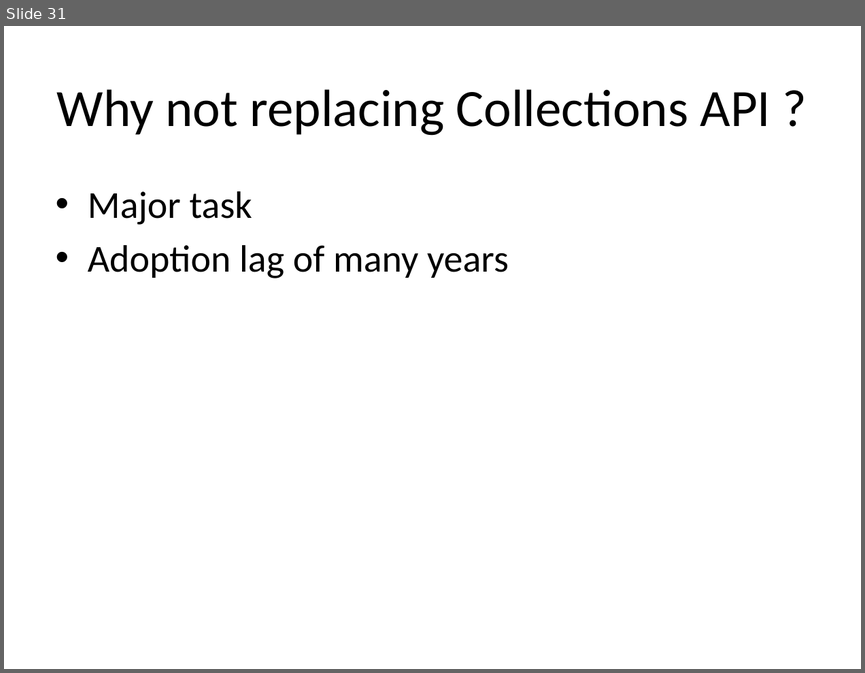
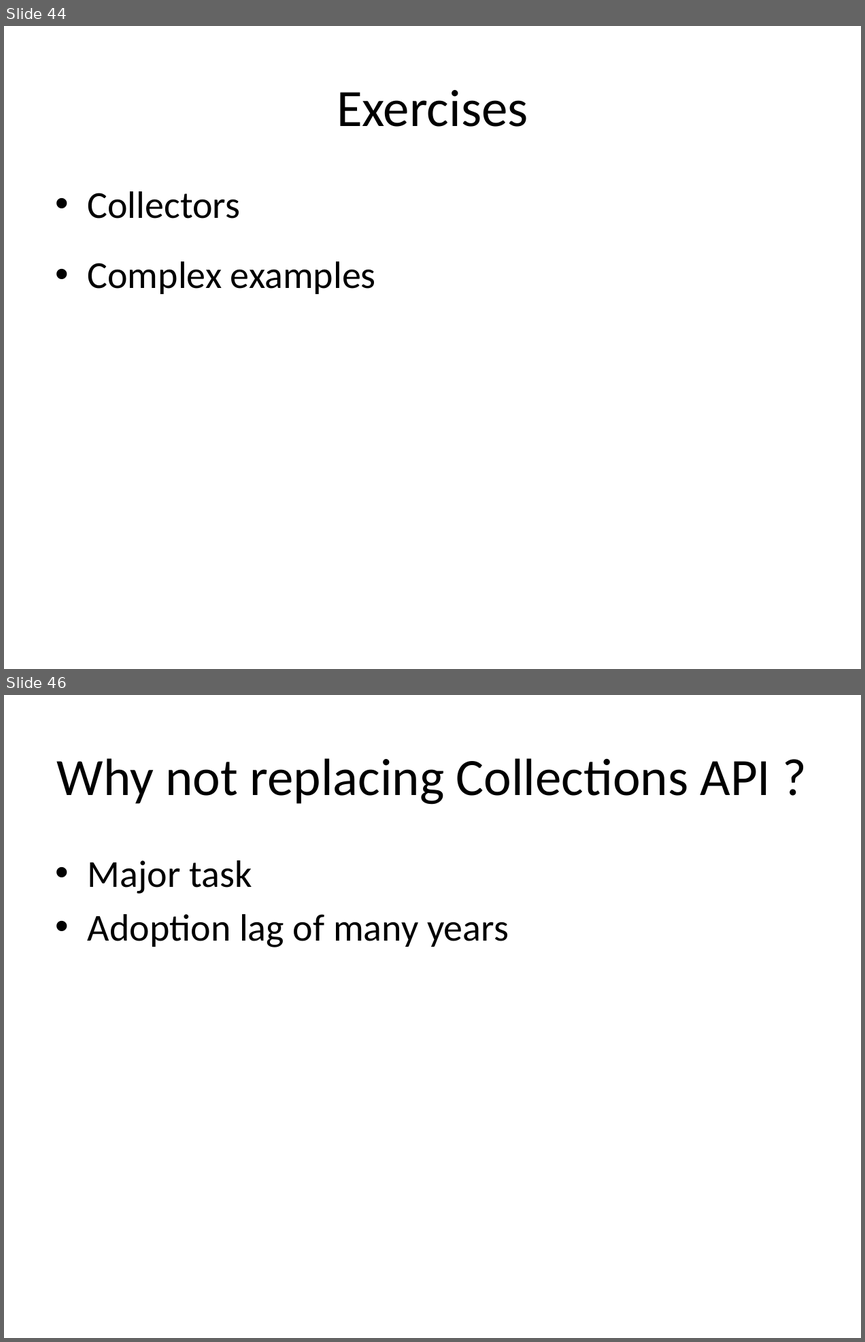
Before and after one commit to kwakeroni/workshops, a slide deck: workshop-java8.pptx. Shown one above the other, each under a label of ours: slide 31 before the commit, slides 44 and 46 after it; the slides between them are not shown. The pictures are 865x673 and 865x1342 pixels, drawn with LibreOffice and Linux fonts; fonts in the diff are those of the drawing. Boxes give left, top, right and bottom in pixels: in the first picture for what was removed or moved away, otherwise in the second. Text is boxed around its words. In the diff, an @@ line names an element or a change of style, - is before the commit and + after.

```diff
--- a/workshop-java8.pptx
+++ b/workshop-java8.pptx
@@ slide 44 added at (x1=4, y1=26, x2=861, y2=669), background #FFFFFF @@
@@ title added at (x1=337, y1=90, x2=528, y2=127), 44 pt, text #000000 @@
+Exercises
@@ text added at (x1=88, y1=191, x2=376, y2=294), 32 pt, text #000000 @@
+• Collectors
+• Complex examples
@@ what was slide 31 is now slide 46 @@
```
Also in this commit, not shown: 1 slide changed, 15 other slides added, 1 slide removed, 1 other file.
